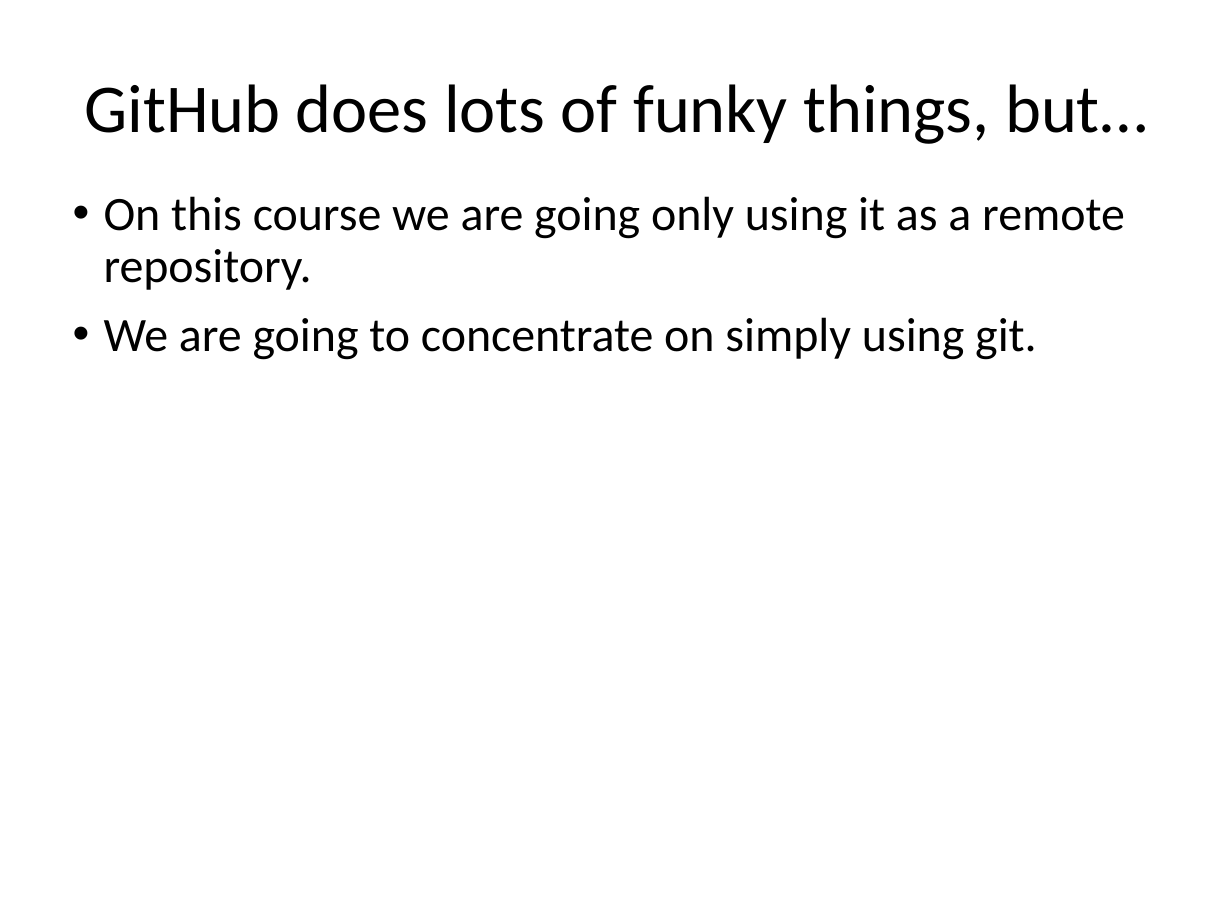
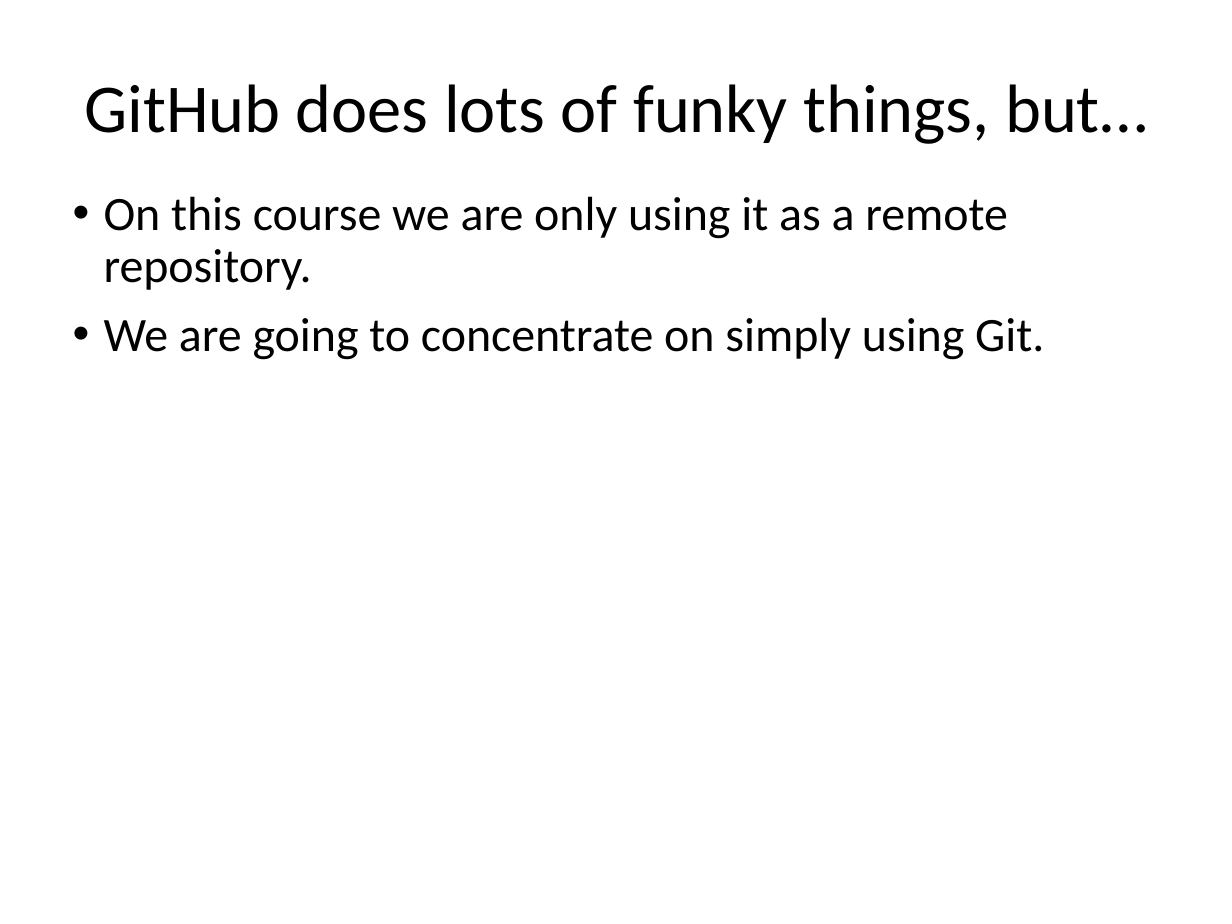
Before and after one commit to ncasuk/ncas-isc, a slide deck: slide 17 of version_control/presentations/01_git_intro.pptx. Drawn at 1232x924 pixels with LibreOffice and Linux fonts; fonts in the diff are those of the drawing; background and template pictures are left out. Boxes give left, top, right and bottom in pixels: in the first picture for what was removed or moved away, otherwise in the second. Text is boxed around its words. In the diff, an @@ line names an element or a change of style, - is before the commit and + after.

```diff
--- a/version_control/presentations/01_git_intro.pptx
+++ b/version_control/presentations/01_git_intro.pptx
@@ text at (x1=104, y1=196, x2=1044, y2=360): text changed @@
-• On this course we are going only using it as a remote repository.
-• We are going to concentrate on simply using git.
+• On this course we are only using it as a remote repository.
+• We are going to concentrate on simply using Git.
```
Also in this commit, not shown: 14 other slides changed, 1 other file.
